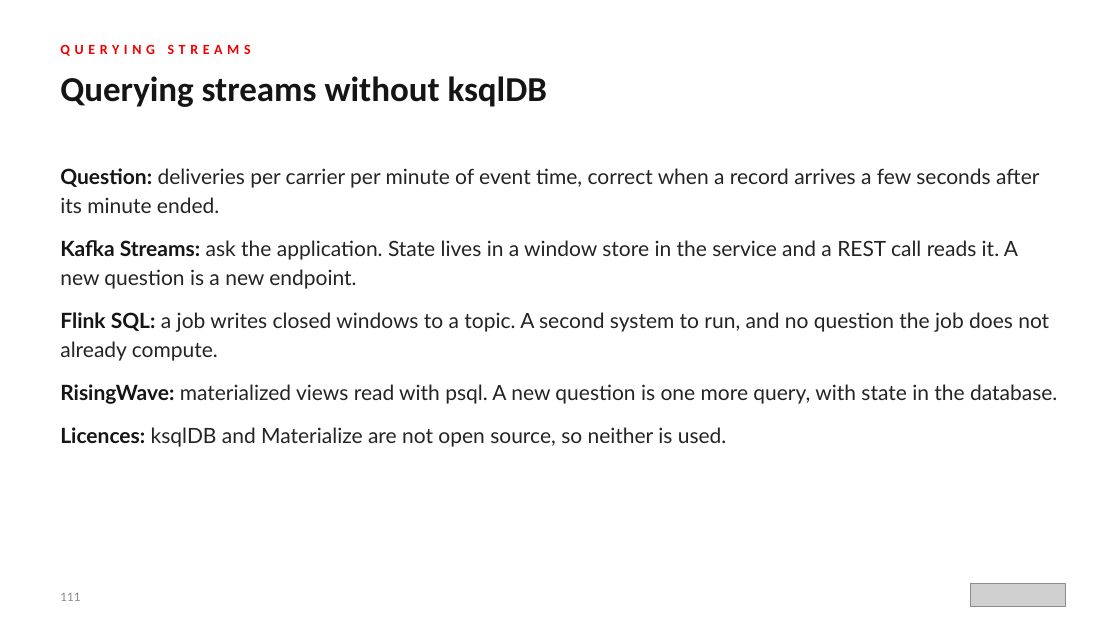
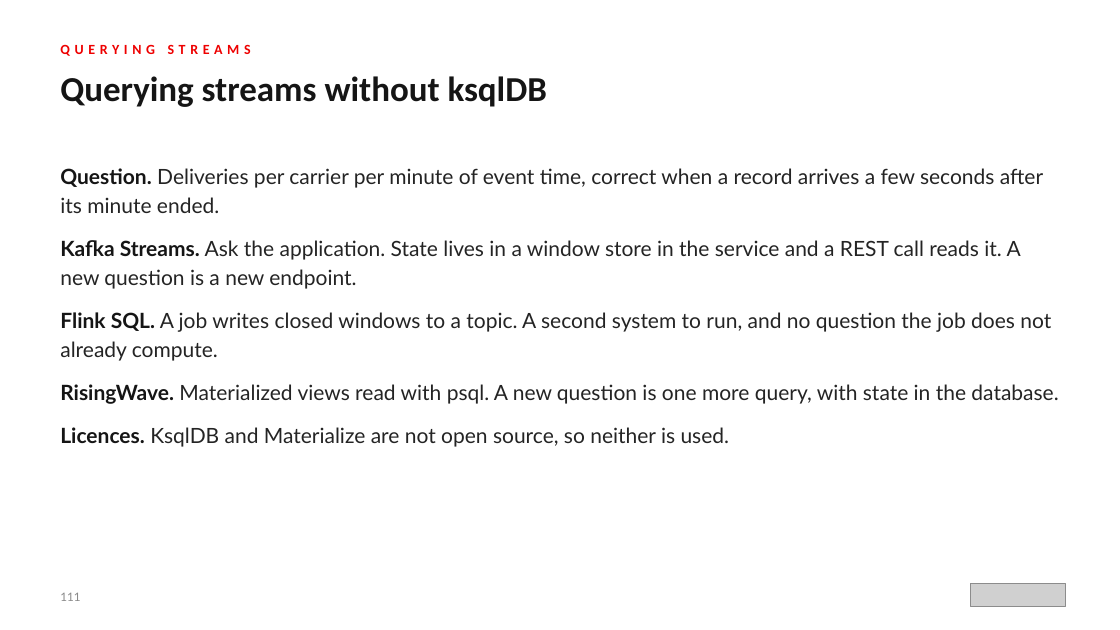
Before and after one commit to patterncatalyst/event-driven-patterns-with-quarkus-and-camel, a slide deck: slide 111 of lgtm-presentation/Event-Driven-Patterns-with-Quarkus-and-Camel.pptx. Drawn at 1120x630 pixels with LibreOffice and Linux fonts; fonts in the diff are those of the drawing; grey boxes stand for pictures. Boxes give left, top, right and bottom in pixels: in the first picture for what was removed or moved away, otherwise in the second. Text is boxed around its words. In the diff, an @@ line names an element or a change of style, - is before the commit and + after.

```diff
--- a/lgtm-presentation/Event-Driven-Patterns-with-Quarkus-and-Camel.pptx
+++ b/lgtm-presentation/Event-Driven-Patterns-with-Quarkus-and-Camel.pptx
@@ text at box(60, 168, 1058, 447): text changed @@
-● Question: deliveries per carrier per minute of event time, correct when a record arrives a few seconds after its minute ended.
-● Kafka Streams: ask the application. State lives in a window store in the service and a REST call reads it. A new question is a new endpoint.
-● Flink SQL: a job writes closed windows to a topic. A second system to run, and no question the job does not already compute.
-● RisingWave: materialized views read with psql. A new question is one more query, with state in the database.
-● Licences: ksqlDB and Materialize are not open source, so neither is used.
+● Question. Deliveries per carrier per minute of event time, correct when a record arrives a few seconds after its minute ended.
+● Kafka Streams. Ask the application. State lives in a window store in the service and a REST call reads it. A new question is a new endpoint.
+● Flink SQL. A job writes closed windows to a topic. A second system to run, and no question the job does not already compute.
+● RisingWave. Materialized views read with psql. A new question is one more query, with state in the database.
+● Licences. KsqlDB and Materialize are not open source, so neither is used.
```
Also in this commit, not shown: 27 other slides changed, 22 other files.
